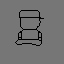
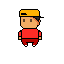
Layered file, before and after one edit (64x64). Changes by layer:
painted on "outline" over (0, 0, 64, 64)
painted on "clothes" over (0, 0, 64, 64)
painted on "skin" over (0, 0, 64, 64)
